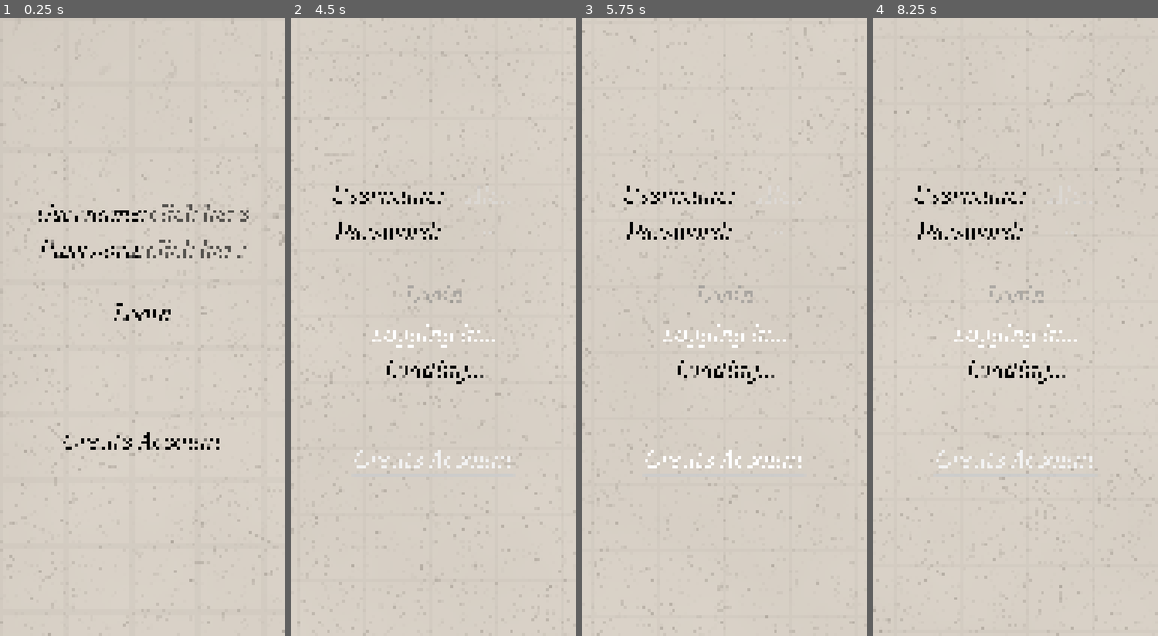
Above: before the commit, frames 1-4 (left to right).
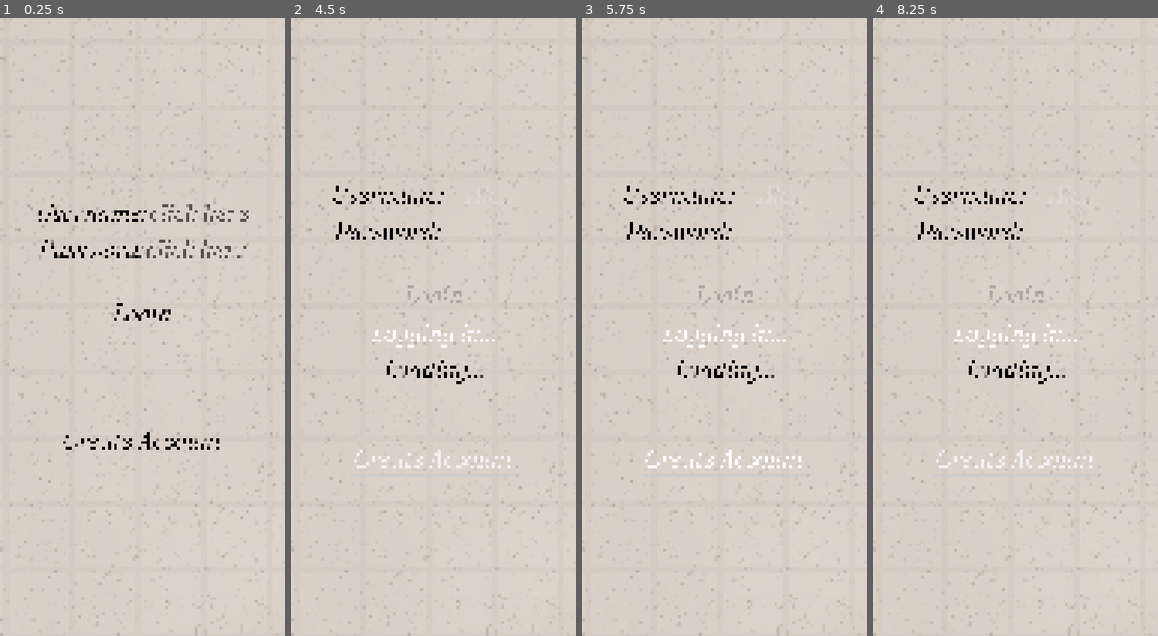
Above: after the commit, the same moments.

Repository: BryanRacic/biologidex
Game: Godot game, scene res://scenes/login/login.tscn
Same seed, same stepped clock (60 frames per second), same inputs: the game is played once before the commit and once after it.
Inputs (mouse positions are in pixels of both pictures, inside the frame that each line leads up to):
- Up to frame 1 (0.25 s): no input
- Up to frame 2 (4.5 s): click (490, 209) at 0.52 s; type "Alex" at 0.6 s; click (487, 246) at 0.75 s; type "12" at 0.83 s; click "Login" at 1.25 s; click "Create Account" at 2 s; click "Create Account" at 2.75 s; click "Create Account" at 3.5 s; tap Enter at 4.25 s; drag from (433, 327) to (462, 191) at 4.27 s
- Up to frame 3 (5.75 s): tap Space at 5 s; drag from (667, 357) to (710, 450) at 5.02 s
- Up to frame 4 (8.25 s): tap Enter at 5.75, 7.25 s; move the mouse to (1044, 191) at 5.77 s; click (1044, 191) at 5.92 s; tap Space at 6.5, 8 s; drag from (1001, 450) to (930, 234) at 6.52 s; move the mouse to (1101, 419) at 7.27 s; click (1101, 419) at 7.42 s; drag from (930, 234) to (972, 172) at 8.02 s

The runs differ from the first frame. In frame 1, 1.1% of the frame differs, in the area x 0-100%, y 0-100%; in frame 2, 1.3%; in frame 3, 1.2%; in frame 4, 1.2%.
Error after the commit: Parse Error: Function "_update_viewport_size" has the same name as a previously declared function. (res://features/ui/components/interactive_background/interac…

Commit message:
Infinite texture research sol 2 WIP (failed)

Diff:
--- a/client/biologidex-client/features/ui/components/interactive_background/interactive_background.gd
+++ b/client/biologidex-client/features/ui/components/interactive_background/interactive_background.gd
@@ -23,13 +23,40 @@
 	touch_controller.scroll_changed.connect(_on_scroll_changed)
 	touch_controller.scale_changed.connect(_on_scale_changed)
 
+	# Initialize viewport size for shader
+	# Set immediately with current value, then verify after first frame
+	_update_viewport_size()
+	await get_tree().process_frame
+	_update_viewport_size()
+
+
+func _notification(what: int) -> void:
+	if what == NOTIFICATION_RESIZED:
+		_update_viewport_size()
+
+
+func _update_viewport_size() -> void:
+	"""Update shader with current viewport dimensions for world-space coordinate conversion."""
+	if _shader_material:
+		_shader_material.set_shader_parameter("viewport_size", get_viewport_rect().size)
+
 
 func _on_scroll_changed(offset: Vector2) -> void:
 	_shader_material.set_shader_parameter("scroll", offset)
+	print("[InteractiveBackground] scroll=%s" % offset)
 
 
 func _on_scale_changed(new_scale: float) -> void:
 	_shader_material.set_shader_parameter("scale", new_scale)
+	print("[InteractiveBackground] scale=%.2f" % new_scale)
+
+
+func _update_viewport_size() -> void:
+	"""Update shader with current viewport dimensions for world-space coordinate conversion."""
+	if _shader_material:
+		var vp_size = get_viewport_rect().size
+		_shader_material.set_shader_parameter("viewport_size", vp_size)
+		print("[InteractiveBackground] viewport_size=%s" % vp_size)
 
 
 func reset() -> void:
--- a/client/biologidex-client/resources/tree.json
+++ b/client/biologidex-client/resources/tree.json
@@ -2125,7 +2125,7 @@
 			"verified": true
 		},
 		{
-			"capture_count": 5.0,
+			"capture_count": 8.0,
 			"captured_by_friends": [
 				{
 					"captured_at": "2025-11-21T23:37:22.638726+00:00",
@@ -2447,6 +2447,6 @@
 		"unique_order": 11.0,
 		"unique_phylum": 3.0,
 		"unique_to_user": 1.0,
-		"user_captures": 5.0
+		"user_captures": 8.0
 	}
 }
--- a/client/biologidex-client/scenes/camera/camera.tscn
+++ b/client/biologidex-client/scenes/camera/camera.tscn
@@ -69,7 +69,6 @@
 [node name="InstructionLabel" type="Label" parent="UI/Control/MainVBox/ContentMargin/ContentVBox"]
 unique_name_in_owner = true
 layout_mode = 2
-mouse_filter = 2
 theme_override_font_sizes/font_size = 124
 horizontal_alignment = 1
 vertical_alignment = 1
@@ -79,8 +78,6 @@
 unique_name_in_owner = true
 visible = false
 layout_mode = 2
-size_flags_horizontal = 3
-size_flags_vertical = 3
 
 [node name="RotateImageButton" type="Button" parent="UI/Control/MainVBox/ContentMargin/ContentVBox"]
 unique_name_in_owner = true
@@ -103,7 +100,6 @@
 unique_name_in_owner = true
 visible = false
 layout_mode = 2
-mouse_filter = 2
 theme_override_font_sizes/font_size = 124
 text = "currentstatus"
 horizontal_alignment = 1
@@ -112,7 +108,6 @@
 [node name="ResultLabel" type="Label" parent="UI/Control/MainVBox/ContentMargin/ContentVBox"]
 unique_name_in_owner = true
 layout_mode = 2
-mouse_filter = 2
 theme_override_font_sizes/font_size = 124
 horizontal_alignment = 1
 autowrap_mode = 3
@@ -121,7 +116,6 @@
 unique_name_in_owner = true
 visible = false
 layout_mode = 2
-mouse_filter = 2
 theme_override_font_sizes/font_size = 124
 horizontal_alignment = 1
 
@@ -157,7 +151,6 @@
 unique_name_in_owner = true
 visible = false
 layout_mode = 2
-mouse_filter = 2
 theme_override_font_sizes/font_size = 124
 text = "Processing..."
 horizontal_alignment = 1
--- a/client/biologidex-client/scenes/dex_feed/dex_feed.gd
+++ b/client/biologidex-client/scenes/dex_feed/dex_feed.gd
@@ -14,9 +14,10 @@
 var current_filter: String = "all"
 var selected_friend_id: String = ""
 
-# Carousel components (created dynamically)
-var _touch_controller: BackgroundTouchController
-var _carousel_renderer: FeedCarouselRenderer
+# Carousel components
+var _touch_controller: BackgroundTouchController  # Created dynamically in content area
+var _carousel_renderer: FeedCarouselRenderer  # Created dynamically
+var _bg_shader_material: ShaderMaterial  # For syncing background scroll
 
 # Feed-specific scroll configuration
 const HORIZONTAL_BOUND_RATIO: float = 0.5  # ±50% of viewport width for horizontal scroll
@@ -30,6 +31,7 @@
 @onready var _empty_state_label: Label = get_node("%EmptyStateLabel")
 @onready var _feed_status_label: Label = get_node("%StatusLabel")
 @onready var loading_overlay: Control = get_node("%LoadingOverlay")
+@onready var _interactive_bg: Control = $UI/InteractiveBackground
 
 # Configuration - item dimensions are now calculated automatically from container width
 
@@ -68,7 +70,13 @@
 	var content_height := _content_area.size.y
 	assert(content_width > 0 and content_height > 0, "DexFeed: ContentArea size must be > 0. Ensure layout has settled before setup.")
 
-	# Create and configure touch controller
+	# Get shader material from InteractiveBackground to sync scroll
+	if _interactive_bg:
+		var bg_rect: ColorRect = _interactive_bg.get_node_or_null("Background")
+		if bg_rect and bg_rect.material is ShaderMaterial:
+			_bg_shader_material = bg_rect.material as ShaderMaterial
+
+	# Create and configure touch controller in content area
 	_touch_controller = BackgroundTouchController.new()
 	_touch_controller.name = "TouchController"
 	_touch_controller.mouse_filter = Control.MOUSE_FILTER_PASS
@@ -81,6 +89,10 @@
 	_touch_controller.scroll_min = Vector2(-horizontal_max, 0.0)
 	_touch_controller.scroll_max = Vector2(horizontal_max, 0.0)  # Y max set in _on_layout_calculated
 	_touch_controller.rubber_band_enabled = true
+
+	# Disable zoom for feed (vertical scroll only)
+	_touch_controller.min_scale = 1.0
+	_touch_controller.max_scale = 1.0
 
 	# Connect touch controller signals
 	_touch_controller.scroll_changed.connect(_on_scroll_changed)
@@ -299,12 +311,18 @@
 	"""Handle scroll position change from touch controller"""
 	if _carousel_renderer:
 		_carousel_renderer.update_scroll(offset, _touch_controller.current_scale)
+	# Sync background shader
+	if _bg_shader_material:
+		_bg_shader_material.set_shader_parameter("scroll", offset)
 
 
 func _on_scale_changed(scale: float) -> void:
 	"""Handle scale change from touch controller"""
 	if _carousel_renderer:
 		_carousel_renderer.update_scroll(_touch_controller.scroll_offset, scale)
+	# Sync background shader
+	if _bg_shader_material:
+		_bg_shader_material.set_shader_parameter("scale", scale)
 
 
 func _on_layout_calculated(total_height: float) -> void:
--- a/client/biologidex-client/scenes/dex_feed/dex_feed.tscn
+++ b/client/biologidex-client/scenes/dex_feed/dex_feed.tscn
@@ -54,6 +54,7 @@
 text = "Refresh"
 
 [node name="FilterBar" type="HBoxContainer" parent="UI/Control/VBoxContainer"]
+visible = false
 custom_minimum_size = Vector2(0, 50)
 layout_mode = 2
 theme_override_constants/separation = 10
--- a/client/biologidex-client/scenes/tree/tree.tscn
+++ b/client/biologidex-client/scenes/tree/tree.tscn
@@ -67,14 +67,16 @@
 
 [node name="SearchBar" type="LineEdit" parent="UILayer/Control/VBoxContainer/Header"]
 unique_name_in_owner = true
-custom_minimum_size = Vector2(200, 44)
+visible = false
+custom_minimum_size = Vector2(80, 44)
 layout_mode = 2
 size_flags_horizontal = 3
-placeholder_text = "Search animals..."
+placeholder_text = "Search..."
 
 [node name="ModeDropdown" type="OptionButton" parent="UILayer/Control/VBoxContainer/Header"]
 unique_name_in_owner = true
-custom_minimum_size = Vector2(120, 44)
+visible = false
+custom_minimum_size = Vector2(60, 44)
 layout_mode = 2
 
 [node name="ZoomControls" type="HBoxContainer" parent="UILayer/Control/VBoxContainer/Header"]
@@ -84,25 +86,25 @@
 
 [node name="ZoomInButton" type="Button" parent="UILayer/Control/VBoxContainer/Header/ZoomControls"]
 unique_name_in_owner = true
-custom_minimum_size = Vector2(44, 44)
+custom_minimum_size = Vector2(36, 36)
 layout_mode = 2
 text = "+"
 
 [node name="ZoomOutButton" type="Button" parent="UILayer/Control/VBoxContainer/Header/ZoomControls"]
 unique_name_in_owner = true
-custom_minimum_size = Vector2(44, 44)
+custom_minimum_size = Vector2(36, 36)
 layout_mode = 2
 text = "-"
 
 [node name="ZoomResetButton" type="Button" parent="UILayer/Control/VBoxContainer/Header/ZoomControls"]
 unique_name_in_owner = true
-custom_minimum_size = Vector2(44, 44)
+custom_minimum_size = Vector2(36, 36)
 layout_mode = 2
 text = "○"
 
 [node name="CenterButton" type="Button" parent="UILayer/Control/VBoxContainer/Header/ZoomControls"]
 unique_name_in_owner = true
-custom_minimum_size = Vector2(44, 44)
+custom_minimum_size = Vector2(36, 36)
 layout_mode = 2
 tooltip_text = "Center on root"
 text = "◎"
--- a/client/biologidex-client/scenes/tree/tree_controller.gd
+++ b/client/biologidex-client/scenes/tree/tree_controller.gd
@@ -193,6 +193,10 @@
 	touch_controller.current_scale = 2.0
 	_scroll_offset = touch_controller.scroll_offset
 	_current_scale = touch_controller.current_scale
+
+	# Emit signals to sync shader with initial state
+	touch_controller.scroll_changed.emit(_scroll_offset)
+	touch_controller.scale_changed.emit(_current_scale)
 
 	print("[TreeController] Touch controller connected (initial scale: %.1f)" % _current_scale)
 
@@ -245,12 +249,14 @@
 	"""Handle scroll offset changes from touch controller."""
 	_scroll_offset = offset
 	_update_tree_transform()
+	print("[TreeController] scroll=%s, viewport_center=%s" % [_scroll_offset, _viewport_center])
 
 
 func _on_scale_changed(new_scale: float) -> void:
 	"""Handle scale changes from touch controller."""
 	_current_scale = new_scale
 	_update_tree_transform()
+	print("[TreeController] scale=%.2f" % _current_scale)
 
 
 func _update_tree_transform() -> void:
--- a/client/biologidex-client/shaders/paper.gdshader
+++ b/client/biologidex-client/shaders/paper.gdshader
@@ -1,7 +1,8 @@
 shader_type canvas_item;
 
-uniform vec2 scroll = vec2(0.0); // pixel scroll offset (driven by script)
-uniform float scale : hint_range(0.5, 4.0) = 1.0; // zoom multiplier (driven by script)
+uniform vec2 scroll = vec2(0.0); // world-space scroll offset (driven by script)
+uniform float scale : hint_range(0.1, 10.0) = 1.0; // zoom multiplier (driven by script)
+uniform vec2 viewport_size = vec2(1280.0, 720.0); // viewport dimensions (driven by script)
 
 uniform float grid_scale : hint_range(8.0, 64.0, 0.5) = 24.0;    // px per cell
 uniform float line_px    : hint_range(0.5, 3.0, 0.1) = 1.0;      // px line width
@@ -60,12 +61,13 @@
 }
 
 void fragment() {
-    // Apply scale to coordinates - dividing zooms in, scroll adjusted for consistent pan speed
-    vec2 scaled_scroll = scroll / scale;
-    vec2 px = (FRAGCOORD.xy / scale) + scaled_scroll;
+    // Convert screen coordinates to world coordinates
+    // This ensures the shader background moves in perfect sync with UI elements
+    // Formula: world = (screen - viewport_center) / scale + scroll
+    vec2 px = (FRAGCOORD.xy - viewport_size / 2.0) / scale + scroll;
 
-    // Keep grid lines same screen-width at all zoom levels
-    float scaled_line = line_px / scale;
+    // Line width in world units - scales with zoom like real paper
+    float scaled_line = line_px;
 
     // -----------------------
     // Base paper noise
Not shown: 1 places in client/biologidex-client/scenes/camera/camera.tscn that only renumber resources
Not shown, added: infinite_texture_research.md
Not shown, changed: server/nginx/nginx.conf
